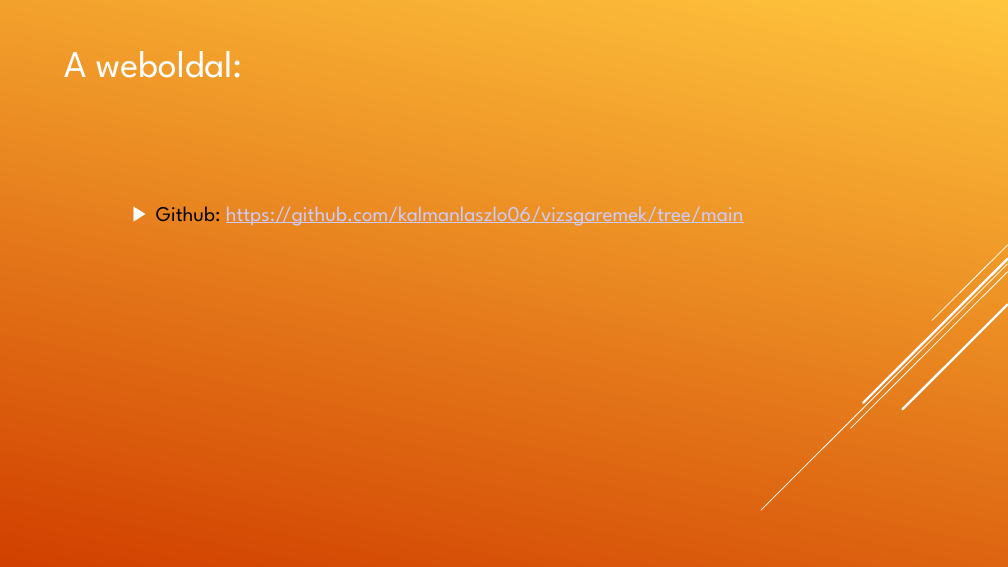
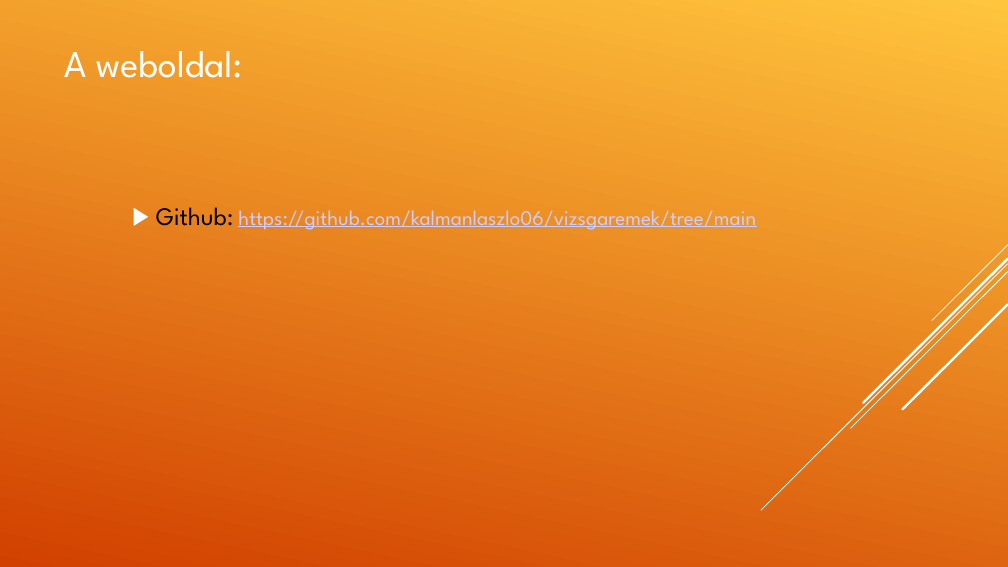
Before and after one commit to kalmanlaszlo06/vizsgaremek, a slide deck: slide 7 of vizsgaremek/Bookli.pptx. Drawn at 1008x567 pixels with LibreOffice and Linux fonts; fonts in the diff are those of the drawing. Boxes give left, top, right and bottom in pixels: in the first picture for what was removed or moved away, otherwise in the second. Text is boxed around its words. In the diff, an @@ line names an element or a change of style, - is before the commit and + after.

```diff
--- a/vizsgaremek/Bookli.pptx
+++ b/vizsgaremek/Bookli.pptx
@@ text "Github: https://github.com/kalmanlaszlo06/vizsgaremek/tree/m ..." at box(156, 207, 756, 230): size 20 to 24 pt in "Github:" @@
```
Also in this commit, not shown: 1 other slide changed, 1 slide added, 1 slide removed.
